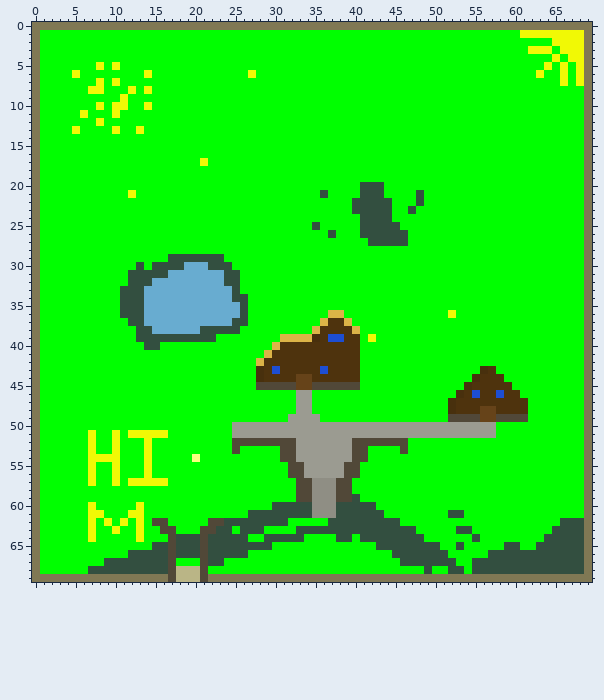
Sprite sheet, stored at src/main/resources/levels/crazy_level.png. Above is the file before it was changed.
The file is 70x70 pixels. Colours within 5 levels of each other are drawn and written as one.
The same view after the edit:
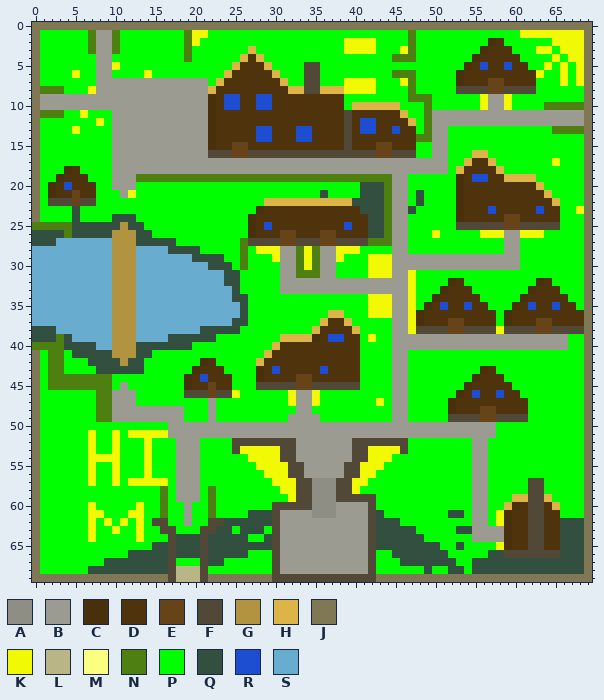
Palette (. is transparent): A #8f8e84  B #9b9b91  C #48300d  D #4e330d  E #664319  F #514838  G #b29340  H #dcb447  J #807854  K #f1f905  L #bab586  M #faff7f  N #4e8011  P #00ff00  Q #334f40  R #1d4ed2  S #68acd0
The exact change:
Changed rows in their new state; - is an unchanged pixel.
first column x 0:
 1 -------NBBN--------NKK-------------------------N---------------------
 2 -------NBBN--------NK------------------KKKK----N---------CD----------
 3 -------NBBN--------N-------H-----------KKKK---KN--------CDDD--P------
 4 --------BB---------N------HDH----------------NNN-------CDDDDD--------
 5 --------BB---------------HDDDH----FF------------------CDRDDRDD-------
 6 --------BB--------------HDDDDDH---FF---------NNN-----CDDDDDDDDD------
 7 --------BBBBBBBBBBBBBB-HDDDDDDDH--FF---KKKK---KN-----CDDDEEDDDD------
 8 -NNN----BBBBBBBBBBBBBBHDDDDDDDDDHHFFHHHKKKK----N-----FFFFEEFFFF------
 9 -BBBBBBBBBBBBBBBBBBBBBCDRRDDRRDDDDDDDDD--------NNN------KBBK---------
10 -BBBBBBBBBBBBBBBBBBBBBCDRRDDRRDDDDDDDDD-HHHHHH---N------KBBK----NNNNN
11 -NNN------BBBBBBBBBBBBCDDDDDDDDDDDDDDDDFDDDDDDH--NBBBBBBBBBBBBBBBBBBB
12 ----------BBBBBBBBBBBBCDDDDDDDDDDDDDDDDFDRRDDDDH-NBBBBBBBBBBBBBBBBBBB
13 ----------BBBBBBBBBBBBCDDDDDRRDDDRRDDDDFDRRDDRDD-NBB-------------NNNN
14 ----------BBBBBBBBBBBBCDDDDDRRDDDRRDDDDFDDDDDDDDNNBB-----------------
15 ----------BBBBBBBBBBBBCDDEEDDDDDDDDDDDDFDDDEEDDD--BB-----------------
16 ----------BBBBBBBBBBBBFFFEEFFFFFFFFFFFFFFFFEEFFF--BB---HH------------
17 ----------BBBBBBBBBBBBBBBBBBBBBBBBBBBBBBBBBBBBBBBBBB--HDDH-------K---
18 ----CD----BBBBBBBBBBBBBBBBBBBBBBBBBBBBBBBBBBBBBBBBBB-HDDDDH----------
19 ---CDDD---BBBNNNNNNNNNNNNNNNNNNNNNNNNNNNNNNNNBB------CDRRDDHHHH------
20 --CDRDDD--BBB-------------------------------NBB------CDDDDDDDDDH-----
21 --CDDEDD---B--------------------------------NBB------CDDDDDDDDDDH----
22 --FFFEFF---------------------HHHHHHHHHHH----NBB------CDDDDDDDDDDDH---
23 -----Q----------------------CDDDDDDDDDDDD---NBB------CDDDRDDDDDRDD--K
24 -----Q----QQQ--------------CDDDDDDDDDDDDDD--NBB------CDDDDDEEDDDDD---
25 NNNNNQQQQQQGQQ-------------CDRDDDDDDDDDRDD--NBB------FFFFFFEEFFFFF---
26 QQQQNQQQQQGGGQQ------------CDDDEEDDDEEDDDD--NBB---K-----KKKBBKKK-----
27 QQQSSSSSSSGGGQQQQQ--------NFFFFEEFFFEEFFFFNNNBB------------BB--------
28 SSSSSSSSSSGGGSSSSQQQQ-----N-KKKBBNKNBBKKK----BB------------BB--------
29 SSSSSSSSSSGGGSSSSSSS------N---KBBNKNBBK---KKKBBBBBBBBBBBBBBBB--------
30 SSSSSSSSSSGGGSSSSSS-------N----BBNKNBB----KKKBBBBBBBBBBBBBBBB--------
31 SSSSSSSSSSGGGSSSS--------------BBNNNBB----KKKBBK---------------------
32 SSSSSSSSSSGGGSS----------------BBBBBBBBBBBBBBBBK----CD---------CD----
33 SSSSSSSSSSGGGS-----------------BBBBBBBBBBBBBBBBK---CDDD-------CDDD---
34 SSSSSSSSSSGGGS----------------------------KKKBBK--CDDDDD-----CDDDDD--
35 SSSSSSSSSSGGGS----------------------------KKKBBK-CDRDDRDD---CDRDDRDD-
36 SSSSSSSSSSGGGS----------------------------KKKBBKCDDDDDDDDD-CDDDDDDDDD
37 SSSSSSSSSSGGGS-------------------------------BBKCDDDEEDDDD-CDDDEEDDDD
38 QQQSSSSSSSGGGSS------------------------------BBKFFFFEEFFFFKFFFFEEFFFF
39 QQQNQSSSSSGGGSSSS----------------------------BBBBBBBBBBBBBBBBBBBBBB--
40 NNNNQQQQSSGGGQ--QQQQ-------------------------BBBBBBBBBBBBBBBBBBBBBB--
41 --NN-QQQQQGGGQQ------------------------------BB----------------------
42 --NN---QQQQGQQ-------CD----------------------BB----------------------
43 --NN----QQQQQQ------CDDD---------------------BB----------------------
44 --NNNNNNNN---------CDRDDD--------------------BB----------------------
45 --NNNNNNNN-B-------CDDEDD--------------------BB----------------------
46 --------NNBBB------FFFEFFK------K--K---------BB----------------------
47 --------NNBBB---------B---------K--K-------K-BB----------------------
48 --------NNBBBBBBBBB---B----------------------BB----------------------
49 --------NNBBBBBBBBB---B----------------------BB----------------------
50 -----------------BBBBBBBB--------------------------------------------
51 -----------------BBBBBBBB--------------------------------------------
52 ------------------BBB----------------------------------BB------------
53 ------------------BBB-----KKKKK-----------KKKK---------BB------------
54 ------------------BBB------KKKK-----------KKK----------BB------------
55 ------------------BBB-------KKKK---------KKK-----------BB------------
56 ------------------BBB--------KKK---------KK------------BB------------
57 ------------------BBB---------KKK-------KK-------------BB-----FF-----
58 ----------------N-BBB-N--------KK-------K--------------BB-----FF-----
59 ----------------N-BBB-N---------K-------FFF------------BB---HHFFH----
60 ----------------N--B--N-------FFFFF---BBBBF------------BB--HCDFFDH---
61 ----------------N--B--N-------FBBBB---BBBBF------------BB-KCDDFFDD---
62 -------------------B----------FBBBBBBBBBBBF------------BB-KCDDFFDD---
63 ------------------------------FBBBBBBBBBBBF------------BBBBCDDFFDD---
64 ------------------------------FBBBBBBBBBBBF------------BBBBCDDFFDD---
65 ------------------------------FBBBBBBBBBBBF---------------KCDDFFDD---
66 ------------------------------FBBBBBBBBBBBF----------------FFFFFFF---
67 ------------------------------FBBBBBBBBBBBF--------------------------
68 ------------------------------FBBBBBBBBBBBF--------------------------
69 ------------------------------FFFFFFFFFFFFF--------------------------
Boxes around the changes in both pictures, in picture pixels (x1, y1, x2, y2):
changed: (32, 30, 584, 582)
